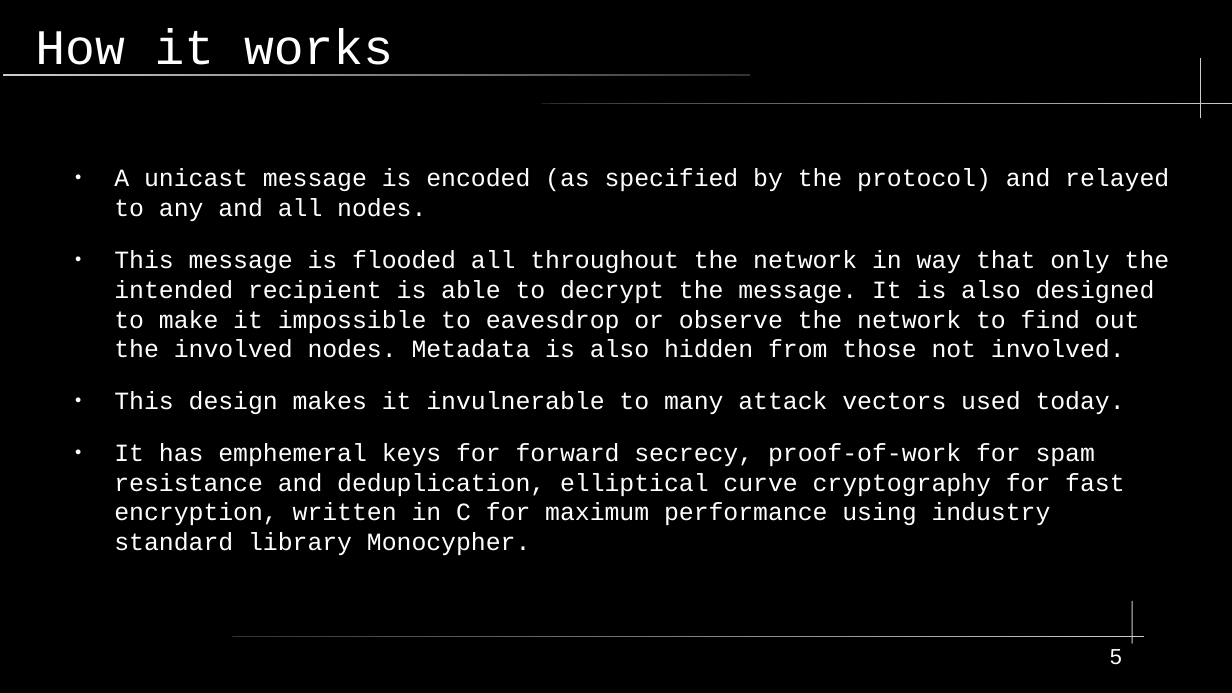
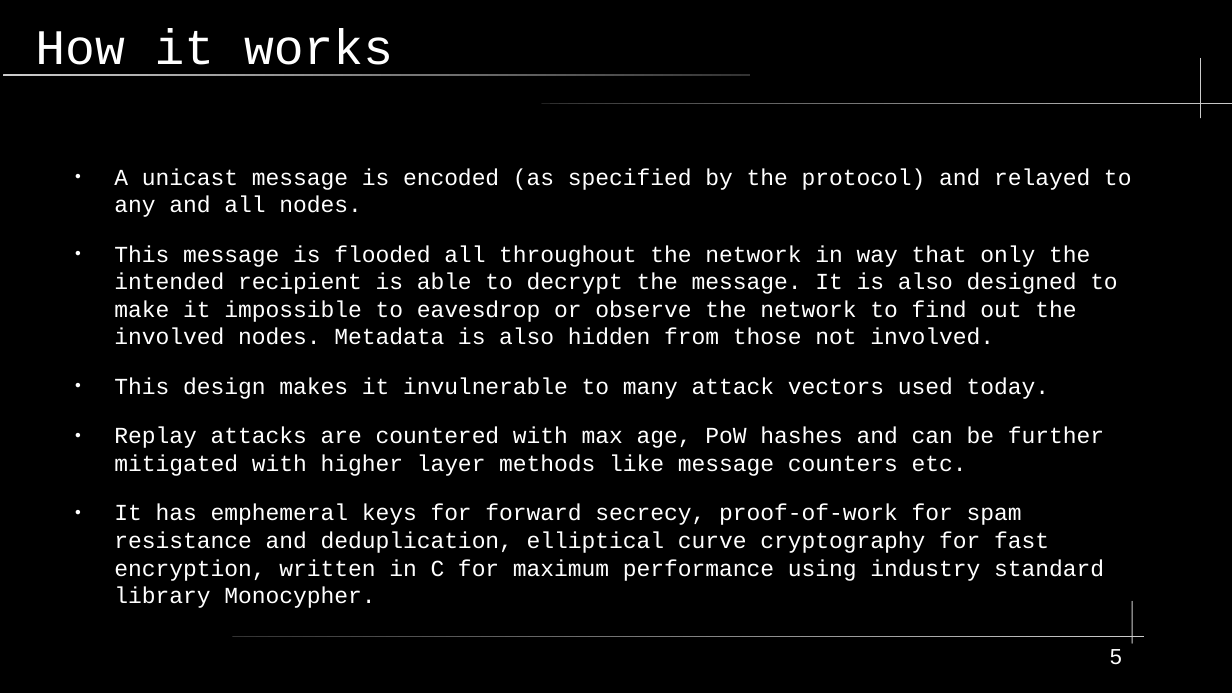
Before and after one commit to shinymonitor/hackyeah, a slide deck: slide 5 of presentation.odp. Drawn at 1232x693 pixels with LibreOffice and Linux fonts; fonts in the diff are those of the drawing. Boxes give left, top, right and bottom in pixels: in the first picture for what was removed or moved away, otherwise in the second. Text is boxed around its words. In the diff, an @@ line names an element or a change of style, - is before the commit and + after.

```diff
--- a/presentation.odp
+++ b/presentation.odp
@@ text at bbox=[114, 168, 1132, 581]: size 16 to 14.8 pt in "A unicast message is encoded (as specified ...", "This message is flooded all throughout the ...", "This design makes it invulnerable to many ...", "It has emphemeral keys for forward secrecy, ..." @@
@@ text at bbox=[114, 427, 1104, 476]: paragraph added @@
+● Replay attacks are countered with max age, PoW hashes and can be further mitigated with higher layer methods like message counters etc.
```
Also in this commit, not shown: 5 other slides changed, 11 other files.
